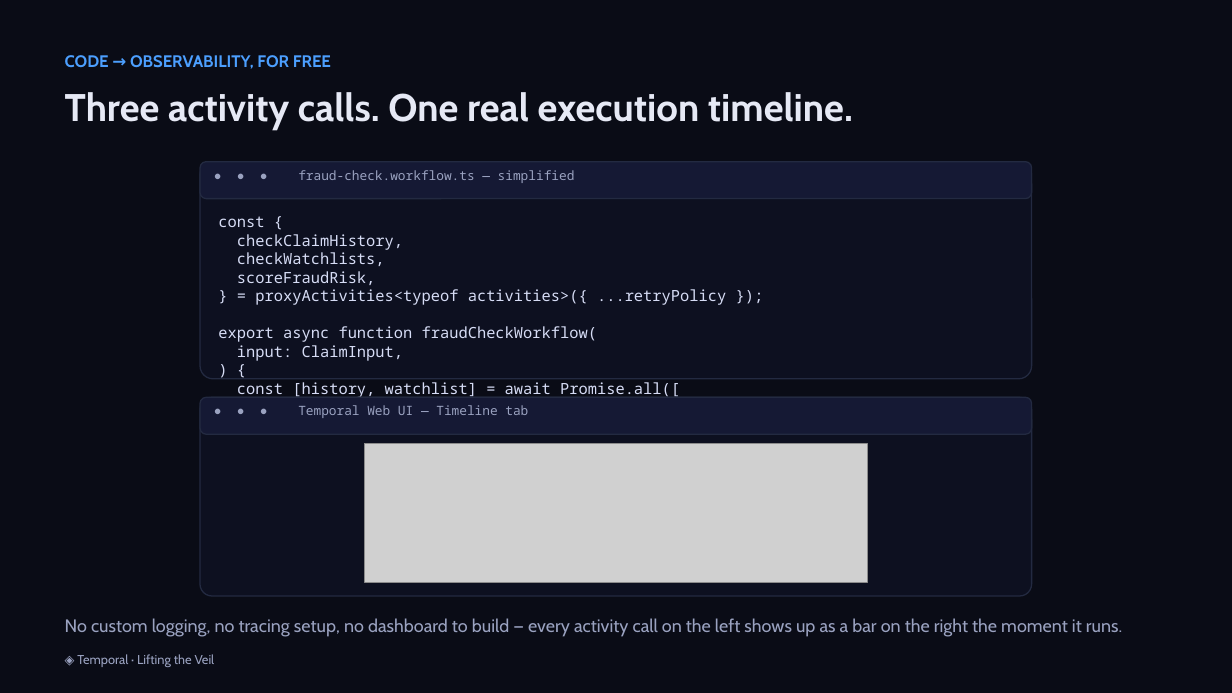
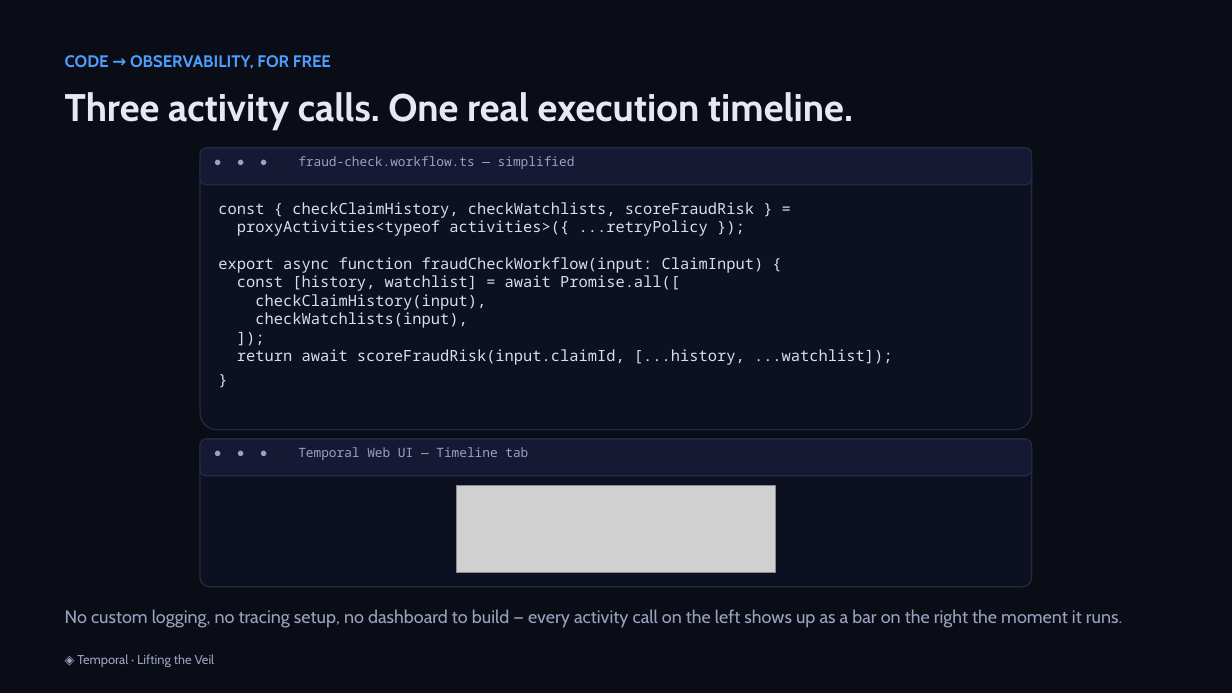
Before and after one commit to simy307/temporal-claims-demo, a slide deck: slide 15 of presentation/Lifting-the-Veil-Temporal-Talk.pptx. Drawn at 1232x693 pixels with LibreOffice and Linux fonts; fonts in the diff are those of the drawing; grey boxes stand for pictures. Boxes give left, top, right and bottom in pixels: in the first picture for what was removed or moved away, otherwise in the second. Text is boxed around its words. In the diff, an @@ line names an element or a change of style, - is before the commit and + after.

```diff
--- a/presentation/Lifting-the-Veil-Temporal-Talk.pptx
+++ b/presentation/Lifting-the-Veil-Temporal-Talk.pptx
@@ rounded rectangle moved from (x1=201, y1=162, x2=1032, y2=199) to (x1=201, y1=148, x2=1032, y2=185) @@
@@ rounded rectangle resized from (x1=201, y1=162, x2=1032, y2=379) to (x1=201, y1=148, x2=1032, y2=430) @@
@@ text "● ● ● fraud-check.workflow.ts — ..." moved from (x1=298, y1=170, x2=575, y2=183) to (x1=298, y1=156, x2=575, y2=169) @@
@@ text at (x1=218, y1=202, x2=892, y2=365): text changed @@
-const {
-checkClaimHistory,
-checkWatchlists,
-scoreFraudRisk,
-} = proxyActivities<typeof activities>({ ...retryPolicy });
-export async function fraudCheckWorkflow(
-input: ClaimInput,
-) {
-const [history, watchlist] = await Promise.all([
-checkClaimHistory(input),
-checkWatchlists(input),
-]);
-return await scoreFraudRisk(
-input.claimId,
-[...history, ...watchlist],
-);
-}
+const { checkClaimHistory, checkWatchlists, scoreFraudRisk } =
+proxyActivities<typeof activities>({ ...retryPolicy });
+export async function fraudCheckWorkflow(input: ClaimInput) {
+const [history, watchlist] = await Promise.all([
+checkClaimHistory(input),
+checkWatchlists(input),
+]);
+return await scoreFraudRisk(input.claimId, [...history, ...watchlist]);
+}
@@ rounded rectangle moved from (x1=201, y1=397, x2=1032, y2=434) to (x1=201, y1=439, x2=1032, y2=476) @@
@@ rounded rectangle resized from (x1=201, y1=397, x2=1032, y2=596) to (x1=201, y1=439, x2=1032, y2=587) @@
@@ text "● ● ● Temporal Web ..." moved from (x1=298, y1=405, x2=528, y2=418) to (x1=298, y1=447, x2=528, y2=460) @@
@@ picture resized from (x1=364, y1=444, x2=867, y2=582) to (x1=457, y1=485, x2=775, y2=573) @@
@@ text "No custom logging, no tracing ..." moved from (x1=65, y1=618, x2=1122, y2=637) to (x1=65, y1=609, x2=1122, y2=628) @@
```
Also in this commit, not shown: 2 other files.
